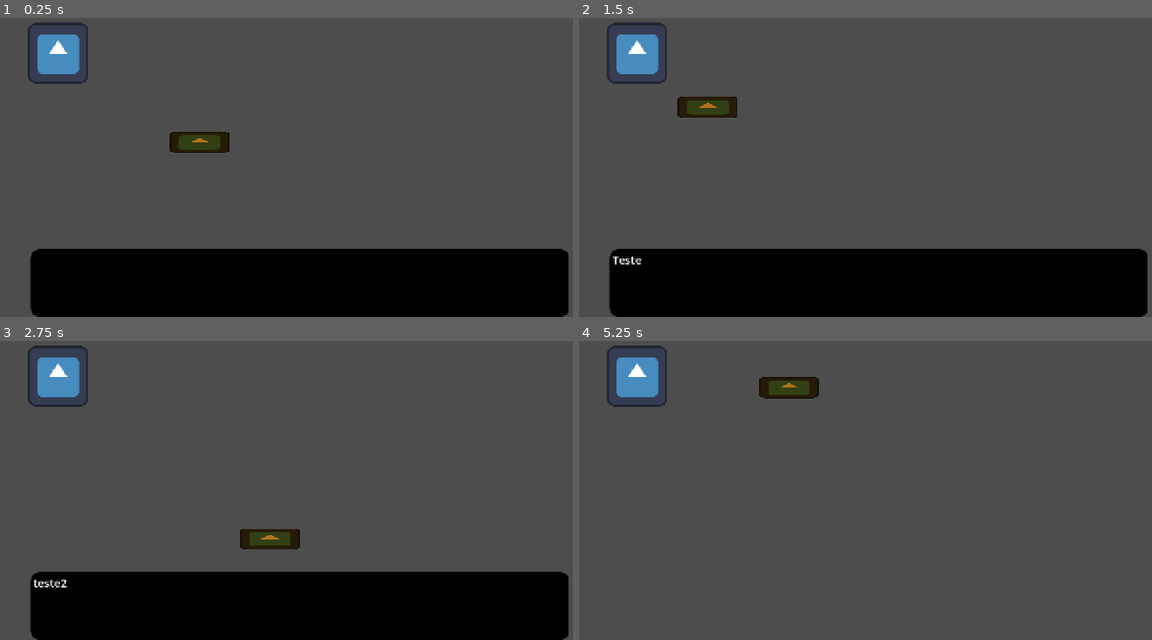
Above: before the commit, frames 1-4 (two rows, left to right).
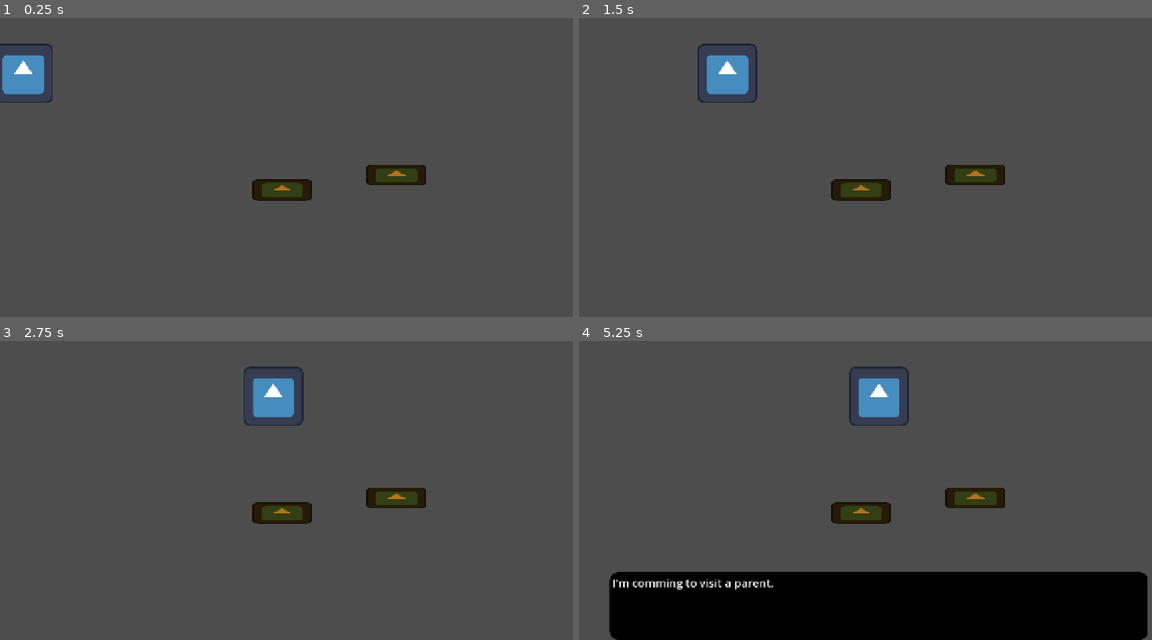
Above: after the commit, the same moments.

Repository: AArthurius/Cross-Worlds-Game-Jam--Pontes
Game: Godot game, scene res://Scenes/SheriffsBox.tscn
Same seed, same stepped clock (60 frames per second), same inputs: the game is played once before the commit and once after it. The project has no main scene, so this scene is started directly. The engine's default icon, where the game draws it, is replaced by a stand-in: a white triangle on a blue panel in a dark square.
Inputs (mouse positions are in pixels of both pictures, inside the frame that each line leads up to):
- Up to frame 1 (0.25 s): no input
- Up to frame 2 (1.5 s): tap Enter (AdvanceDialog) at 0.5 s; drag from (779, 140) to (636, 53) at 0.52 s; drag from (636, 53) to (848, 215) at 1.27 s
- Up to frame 3 (2.75 s): move the mouse to (297, 607) at 2.02 s; tap Enter (AdvanceDialog) at 2.1 s; click (297, 607) at 2.17 s
- Up to frame 4 (5.25 s): drag from (848, 538) to (699, 421) at 2.77 s; move the mouse to (1060, 523) at 3.52 s; tap Enter (AdvanceDialog) at 3.6, 5.1 s; click (1060, 523) at 3.67 s; drag from (699, 421) to (791, 385) at 4.27 s; move the mouse to (911, 472) at 5.02 s; click (911, 472) at 5.17 s

The runs differ from the first frame. In frame 1, 26% of the frame differs, in the area x 0-100%, y 1-100%; in frame 2, 26%; in frame 3, 26%, in the area x 4-100%, y 1-100%; in frame 4, 26%.

Commit message:
Novas adições
- Script GameManager adicionado aos globais;
- Animção do NPC chegando e saindo;
- Diálogo do NPc adicionado;
- Criação do resource teste de um NPC;
- Melhoria no drag de documentos;
- Correções e ajustes;

Diff:
--- a/Scenes/GameObjects/NPC.tscn
+++ b/Scenes/GameObjects/NPC.tscn
@@ -1,20 +1,95 @@
-[gd_scene load_steps=6 format=3 uid="uid://dj8do0uhqhcxq"]
+[gd_scene load_steps=8 format=3 uid="uid://dj8do0uhqhcxq"]
 
 [ext_resource type="Script" uid="uid://msuxf5dotjtq" path="res://Scripts/GameObjects/NPC.gd" id="1_ryh40"]
 [ext_resource type="Texture2D" uid="uid://bctndym4fl6tb" path="res://icon.svg" id="1_yx4i6"]
-[ext_resource type="Script" uid="uid://cx857svlxoj7x" path="res://Scripts/Resources/NPCAtributes.gd" id="2_kpujj"]
-
-[sub_resource type="Resource" id="Resource_cp627"]
-script = ExtResource("2_kpujj")
-documents = [null]
-metadata/_custom_type_script = "uid://cx857svlxoj7x"
 
 [sub_resource type="RectangleShape2D" id="RectangleShape2D_yx4i6"]
 size = Vector2(128, 128)
 
+[sub_resource type="Animation" id="Animation_kpujj"]
+resource_name = "Comming"
+length = 3.0
+tracks/0/type = "value"
+tracks/0/imported = false
+tracks/0/enabled = true
+tracks/0/path = NodePath(".:position")
+tracks/0/interp = 1
+tracks/0/loop_wrap = true
+tracks/0/keys = {
+"times": PackedFloat32Array(0, 3),
+"transitions": PackedFloat32Array(1, 1),
+"update": 0,
+"values": [Vector2(0, 0), Vector2(640, 0)]
+}
+tracks/1/type = "method"
+tracks/1/imported = false
+tracks/1/enabled = true
+tracks/1/path = NodePath(".")
+tracks/1/interp = 1
+tracks/1/loop_wrap = true
+tracks/1/keys = {
+"times": PackedFloat32Array(3),
+"transitions": PackedFloat32Array(1),
+"values": [{
+"args": [],
+"method": &"StartDialog"
+}]
+}
+
+[sub_resource type="Animation" id="Animation_cp627"]
+length = 0.001
+tracks/0/type = "value"
+tracks/0/imported = false
+tracks/0/enabled = true
+tracks/0/path = NodePath(".:position")
+tracks/0/interp = 1
+tracks/0/loop_wrap = true
+tracks/0/keys = {
+"times": PackedFloat32Array(0),
+"transitions": PackedFloat32Array(1),
+"update": 0,
+"values": [Vector2(0, 0)]
+}
+
+[sub_resource type="Animation" id="Animation_3mk35"]
+resource_name = "Exiting"
+length = 3.0
+tracks/0/type = "value"
+tracks/0/imported = false
+tracks/0/enabled = true
+tracks/0/path = NodePath(".:position")
+tracks/0/interp = 1
+tracks/0/loop_wrap = true
+tracks/0/keys = {
+"times": PackedFloat32Array(0, 3),
+"transitions": PackedFloat32Array(1, 1),
+"update": 0,
+"values": [Vector2(640, 0), Vector2(1280, 0)]
+}
+tracks/1/type = "method"
+tracks/1/imported = false
+tracks/1/enabled = true
+tracks/1/path = NodePath(".")
+tracks/1/interp = 1
+tracks/1/loop_wrap = true
+tracks/1/keys = {
+"times": PackedFloat32Array(3),
+"transitions": PackedFloat32Array(1),
+"values": [{
+"args": [],
+"method": &"queue_free"
+}]
+}
+
+[sub_resource type="AnimationLibrary" id="AnimationLibrary_3mk35"]
+_data = {
+&"Comming": SubResource("Animation_kpujj"),
+&"Exiting": SubResource("Animation_3mk35"),
+&"RESET": SubResource("Animation_cp627")
+}
+
 [node name="NPC" type="Area2D"]
 script = ExtResource("1_ryh40")
-atributes = SubResource("Resource_cp627")
 metadata/_custom_type_script = "uid://msuxf5dotjtq"
 
 [node name="Sprite2D" type="Sprite2D" parent="."]
@@ -24,3 +99,6 @@
 shape = SubResource("RectangleShape2D_yx4i6")
 
 [node name="NPCAnimator" type="AnimationPlayer" parent="."]
+libraries = {
+&"": SubResource("AnimationLibrary_3mk35")
+}
--- a/Scenes/SheriffsBox.tscn
+++ b/Scenes/SheriffsBox.tscn
@@ -1,23 +1,28 @@
-[gd_scene load_steps=5 format=3 uid="uid://cxfrad2436ma1"]
+[gd_scene load_steps=6 format=3 uid="uid://cxfrad2436ma1"]
 
 [ext_resource type="Script" uid="uid://g5eopkn8sin3" path="res://Scripts/SheriffsBox/DocumentsManager.gd" id="1_ppcta"]
 [ext_resource type="PackedScene" uid="uid://dlugjvnb2qlfd" path="res://Scenes/Documents/Document.tscn" id="2_30kxj"]
 [ext_resource type="PackedScene" uid="uid://dj8do0uhqhcxq" path="res://Scenes/GameObjects/NPC.tscn" id="3_flahs"]
+[ext_resource type="Resource" uid="uid://cm2ixj80m5iwl" path="res://Scripts/Resources/NPC1.tres" id="4_hh3na"]
 [ext_resource type="PackedScene" uid="uid://dhukukuvoevyi" path="res://Scenes/UI/InGame/Dialog.tscn" id="4_ttg44"]
 
 [node name="SheriffsBox" type="Node2D"]
 
 [node name="DocumentsManager" type="Node2D" parent="."]
+position = Vector2(640, 200)
 script = ExtResource("1_ppcta")
 
 [node name="Document" parent="DocumentsManager" instance=ExtResource("2_30kxj")]
-position = Vector2(426, 347)
+position = Vector2(206, 217)
 
 [node name="Document2" parent="DocumentsManager" instance=ExtResource("2_30kxj")]
-position = Vector2(426, 347)
+position = Vector2(-38, 249)
 
-[node name="NPC" parent="." instance=ExtResource("3_flahs")]
-position = Vector2(124, 157)
+[node name="NPCGenerator" type="Node2D" parent="."]
+position = Vector2(0, 200)
+
+[node name="NPC" parent="NPCGenerator" instance=ExtResource("3_flahs")]
+atributes = ExtResource("4_hh3na")
 
 [node name="UI" type="CanvasLayer" parent="."]
 
--- a/Scripts/GameObjects/Document.gd
+++ b/Scripts/GameObjects/Document.gd
@@ -4,8 +4,10 @@
 var MouseEntered: bool = false
 
 func _process(delta: float) -> void:
-	if Input.is_mouse_button_pressed(MOUSE_BUTTON_LEFT) && MouseEntered:
+	if Input.is_mouse_button_pressed(MOUSE_BUTTON_LEFT) && MouseEntered && !GameManager.isDraggingADocument:
 		get_parent().DragDocument($".")
+		GameManager.isDraggingADocument = true
+	else: GameManager.isDraggingADocument = false
 
 func OnMouseEntered() -> void:
 	MouseEntered = true
--- a/Scripts/GameObjects/NPC.gd
+++ b/Scripts/GameObjects/NPC.gd
@@ -3,18 +3,20 @@
 
 @export var atributes: NPCAtributes
 @onready var Animator = $NPCAnimator as AnimationPlayer
-@onready var dialogBox: RichTextLabel = $"../UI/Dialog"
+@onready var dialogBox: RichTextLabel = $"../../UI/Dialog"
 
 var GameDocuments: Array = ["res://Scenes/Documents/Document.tscn"]
 
 # Called when the node enters the scene tree for the first time.
 func _ready() -> void:
-	dialogBox.dialog = ["Teste", "teste2", "teste3"]
-	dialogBox.visible = true
+	Animator.play("Comming")
 
 # Called every frame. 'delta' is the elapsed time since the previous frame.
 func _process(delta: float) -> void:
 	pass
 
-func NewNPC():
-	pass
+func StartDialog():
+	dialogBox.dialog = atributes.dialog
+	dialogBox.visible = true
+	dialogBox.ShowMessage()
+	dialogBox.currentNPC = $"."
--- a/Scripts/Globals/GameManager.gd
+++ b/Scripts/Globals/GameManager.gd
@@ -1 +1,3 @@
 extends Node
+
+var isDraggingADocument: bool = false
--- /dev/null
+++ b/Scripts/Resources/NPC1.tres
@@ -0,0 +1,11 @@
+[gd_resource type="Resource" script_class="NPCAtributes" load_steps=3 format=3 uid="uid://cm2ixj80m5iwl"]
+
+[ext_resource type="PackedScene" uid="uid://dlugjvnb2qlfd" path="res://Scenes/Documents/Document.tscn" id="1_b7wul"]
+[ext_resource type="Script" uid="uid://cx857svlxoj7x" path="res://Scripts/Resources/NPCAtributes.gd" id="2_14xx7"]
+
+[resource]
+script = ExtResource("2_14xx7")
+npcName = "NPC1"
+dialog = ["Hello!", "I'm comming to visit a parent.", "Here are my documents."]
+numberOfDocuments = 1
+documents = [ExtResource("1_b7wul")]
--- a/Scripts/SheriffsBox/DocumentsManager.gd
+++ b/Scripts/SheriffsBox/DocumentsManager.gd
@@ -1,5 +1,5 @@
 extends Node2D
 
-func DragDocument(Document: Node2D) -> void:
-	Document.global_position = get_local_mouse_position()
-	move_child(Document, get_child_count() - 1)
+func DragDocument(document: Node2D) -> void:
+	document.global_position = get_local_mouse_position() + position
+	move_child(document, get_child_count() - 1)
--- a/Scripts/UI/InGame/Dialog.gd
+++ b/Scripts/UI/InGame/Dialog.gd
@@ -2,11 +2,11 @@
 
 @onready var showCharacter: Timer = $ShowCharacter
 
-var dialog:Array = []
+var dialog: Array = []
+var currentNPC: Area2D
 
 func _ready() -> void:
-	print(showCharacter)
-	print($ShowCharacter)
+	pass
 
 func _process(delta: float) -> void:
 	if visible:
@@ -14,12 +14,13 @@
 			ShowMessage()
 
 func ShowMessage() -> void:
-	if visible_characters != get_total_character_count() and !showCharacter.is_stopped():
+	if visible_characters != get_total_character_count() && get_total_character_count() > 0:
 		visible_characters = get_total_character_count()
 		return
 	if dialog.size() == 0:
 		$".".visible = false
 		showCharacter.stop()
+		currentNPC.Animator.play("Exiting")
 		return
 	visible = true
 	var MSG = dialog.pop_front()
--- a/project.godot
+++ b/project.godot
@@ -19,6 +19,10 @@
 
 buses/default_bus_layout="uid://dauk8xj0r8drk"
 
+[autoload]
+
+GameManager="*res://Scripts/Globals/GameManager.gd"
+
 [display]
 
 window/size/viewport_width=1280
